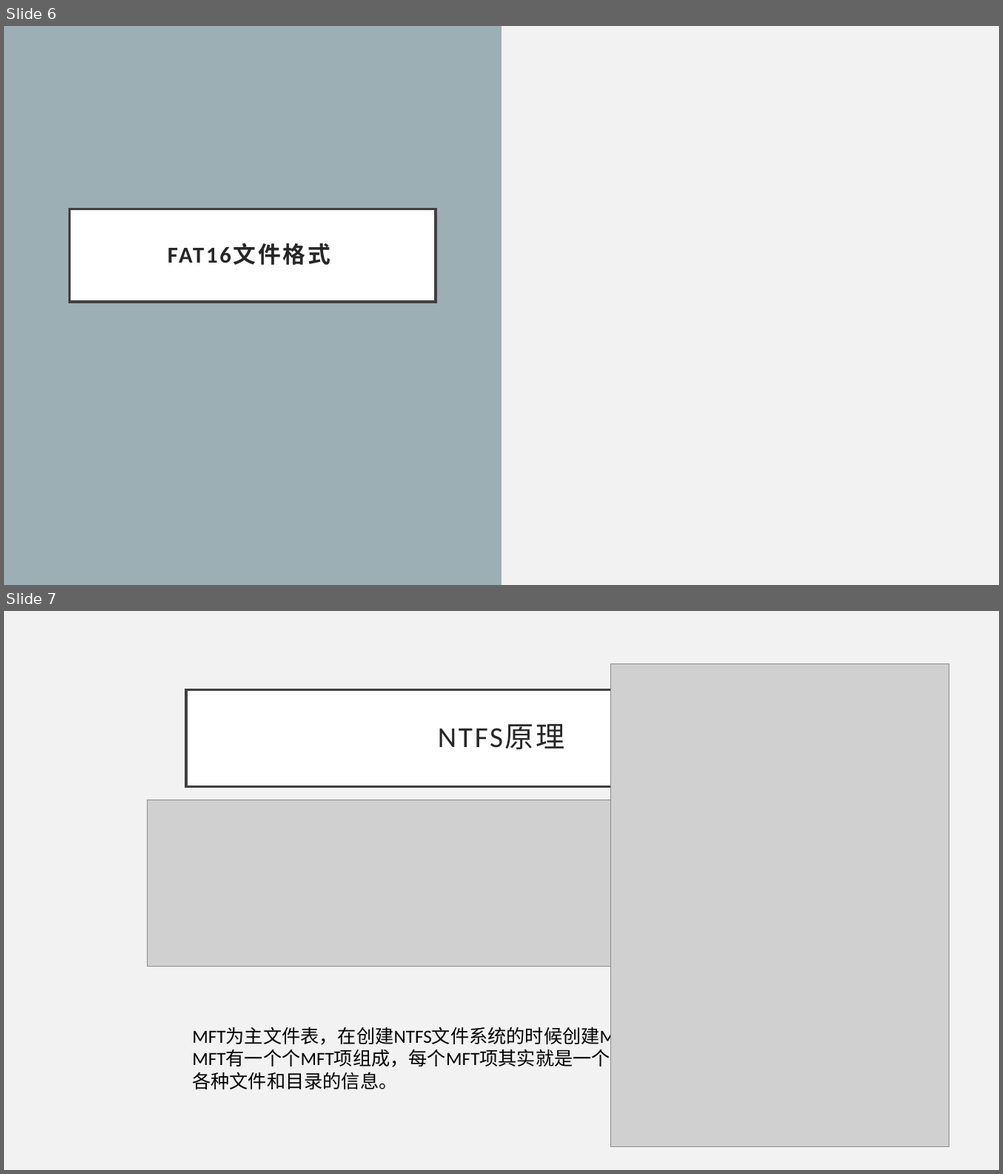
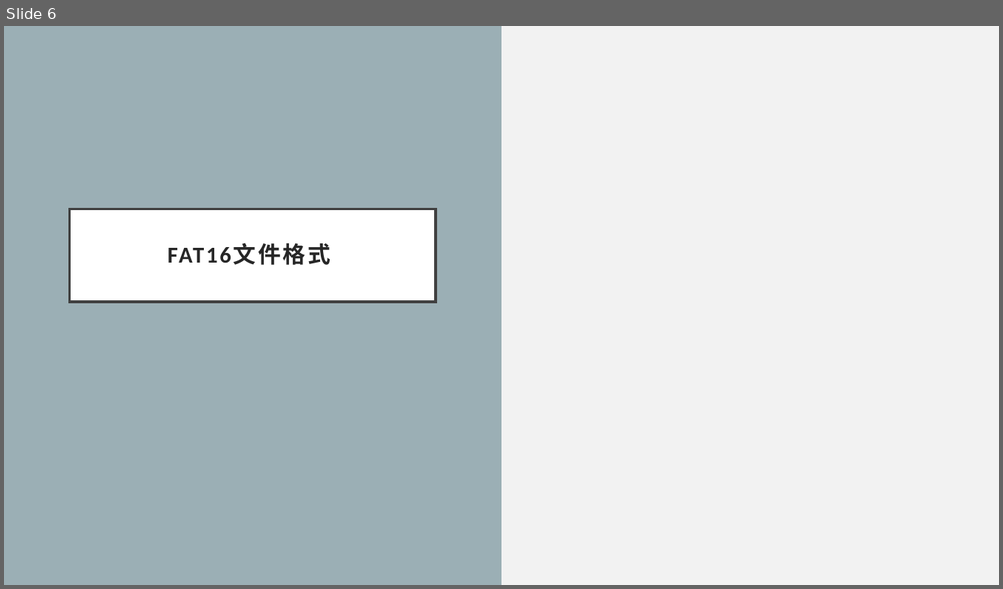
Before and after one commit to llCurious/synchro, a slide deck: Windows Fs.pptx. Shown one above the other, each under a label of ours: slides 6 and 7 before the commit, slide 6 after it. The pictures are 1003x1174 and 1003x589 pixels, drawn with LibreOffice and Linux fonts; fonts in the diff are those of the drawing; grey boxes stand for pictures. Boxes give left, top, right and bottom in pixels: in the first picture for what was removed or moved away, otherwise in the second. Text is boxed around its words. In the diff, an @@ line names an element or a change of style, - is before the commit and + after.

```diff
--- a/Windows Fs.pptx
+++ b/Windows Fs.pptx
@@ slide 7 removed at (4, 611, 999, 1170), background #F2F2F2 @@
@@ picture removed at (611, 664, 948, 1147) @@
@@ title removed at (186, 689, 817, 786) @@
-NTFS原理
@@ picture removed at (148, 800, 854, 966) @@
@@ text removed at (192, 1028, 797, 1090) @@
-MFT为主文件表，在创建NTFS文件系统的时候创建MFT
-MFT有一个个MFT项组成，每个MFT项其实就是一个文件记录，其中保存这各种文件和目录的信息。
```
Also in this commit, not shown: 15 slides added, 2 other slides removed.
